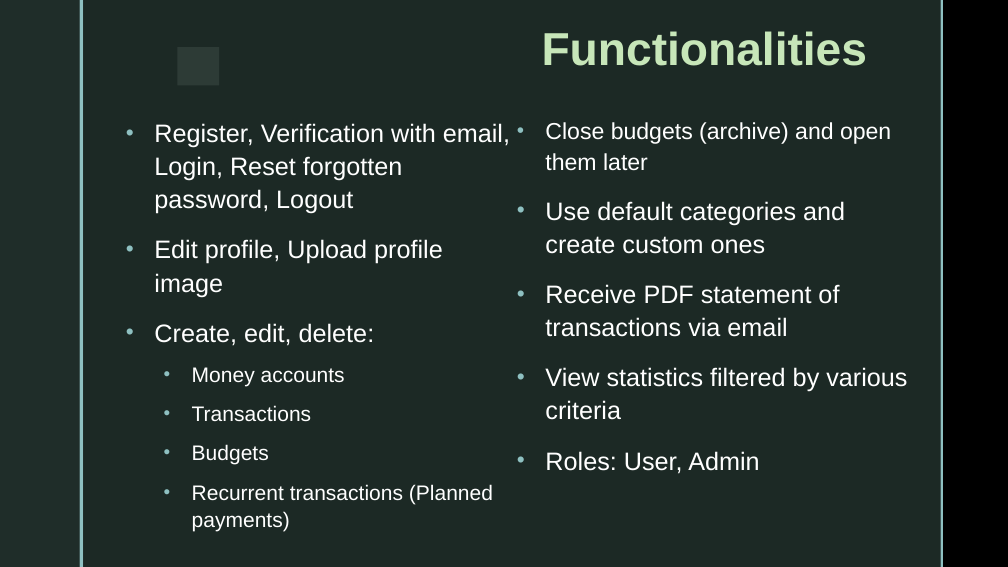
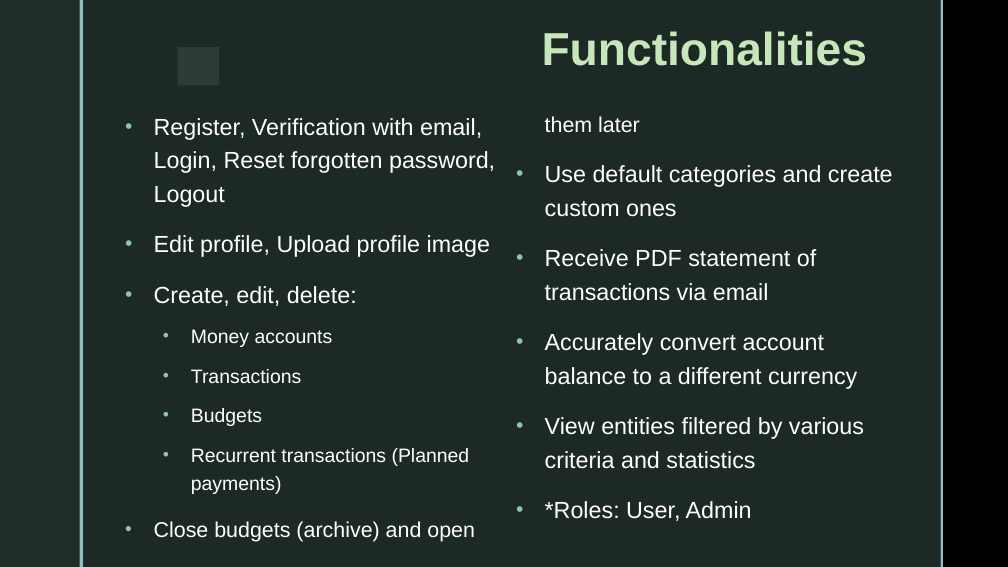
Before and after one commit to DimitarKaraz/Finance-Tracker, a slide deck: slide 3 of Finance Tracker Web Application.pptx. Drawn at 1008x567 pixels with LibreOffice and Linux fonts; fonts in the diff are those of the drawing; background and template pictures are left out. Boxes give left, top, right and bottom in pixels: in the first picture for what was removed or moved away, otherwise in the second. Text is boxed around its words. In the diff, an @@ line names an element or a change of style, - is before the commit and + after.

```diff
--- a/Finance Tracker Web Application.pptx
+++ b/Finance Tracker Web Application.pptx
@@ text at (x1=154, y1=118, x2=816, y2=542): size 24 to 22.2 pt in "Register, Verification with email, Login, Reset forgotten ...", "Edit profile, Upload profile image", "Create, edit, delete:", "Use default categories and create custom ones" and 1 more places; size 20 to 18.5 pt in "Money accounts", "Transactions", "Budgets", "Recurrent transactions (Planned payments)"; size 22 to 20.4 pt in "Close budgets (archive) and open them later"; line spacing 1.1 to 1.2 @@
@@ text at (x1=545, y1=333, x2=864, y2=521): text changed; size 24 to 22.2 pt @@
-• View statistics filtered by various criteria
-• Roles: User, Admin
+• Accurately convert account balance to a different currency
+• View entities filtered by various criteria and statistics
+• *Roles: User, Admin
```
Also in this commit, not shown: 1 other slide changed, 5 other files.
